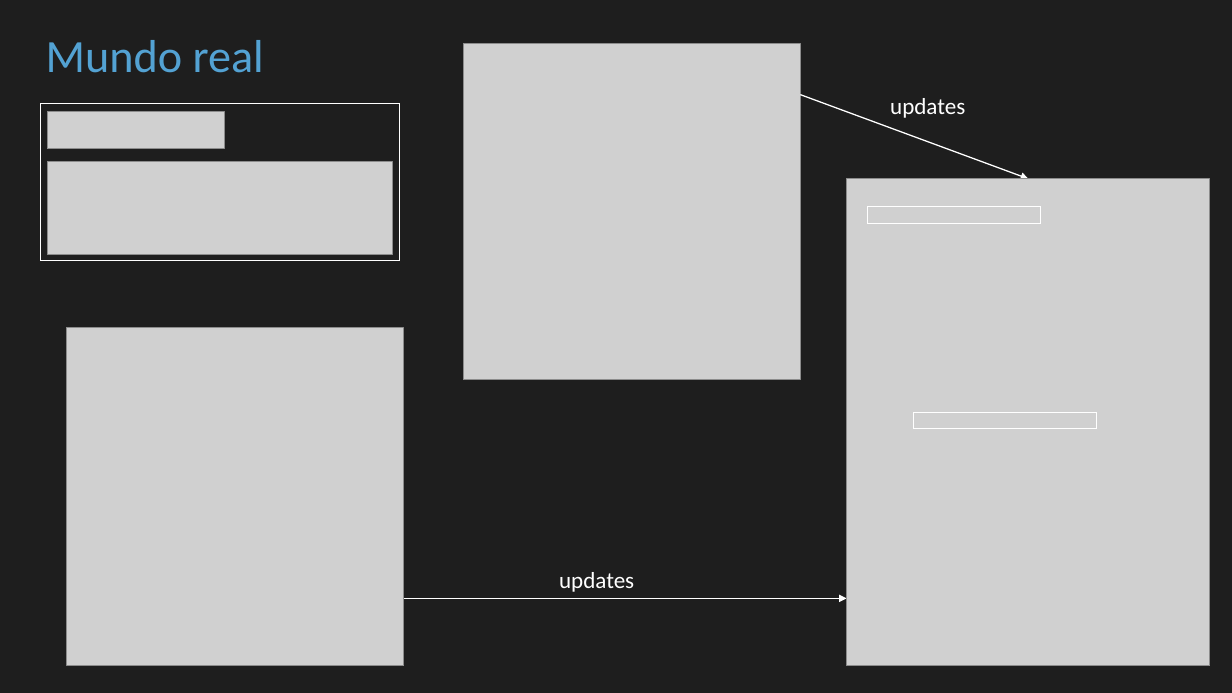
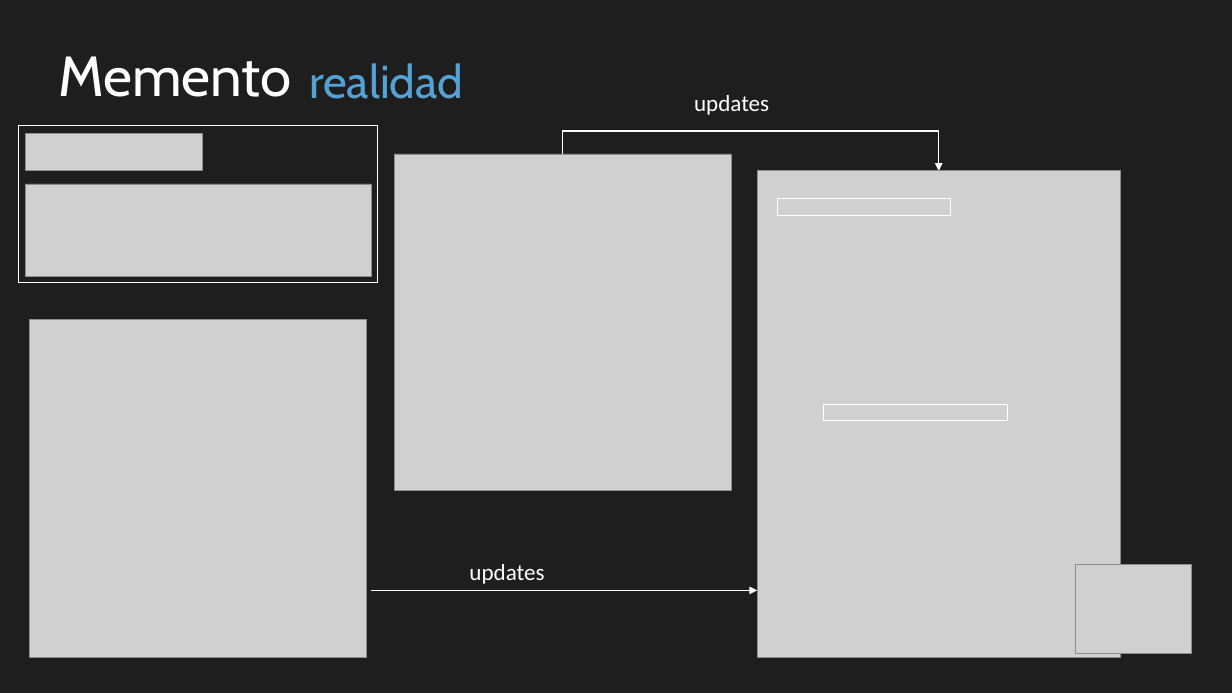
Before and after one commit to cbastos/jsdaycan2019-typescript-patterns, a slide deck: slide 27 of slides/Patrones de diseño con Typescript en el mundo real.pptx (slide 41 before the commit). Drawn at 1232x693 pixels with LibreOffice and Linux fonts; fonts in the diff are those of the drawing; grey boxes stand for pictures. Boxes give left, top, right and bottom in pixels: in the first picture for what was removed or moved away, otherwise in the second. Text is boxed around its words. In the diff, an @@ line names an element or a change of style, - is before the commit and + after.

Commit message:
Added new version of PPT

```diff
--- a/slides/Patrones de diseño con Typescript en el mundo real.pptx
+++ b/slides/Patrones de diseño con Typescript en el mundo real.pptx
@@ text removed at [46, 40, 264, 73] @@
-Mundo real
@@ text added at [58, 56, 291, 97], 44 pt, text #FFFFFF @@
+Memento
@@ text added at [309, 63, 463, 99], 36 pt, text #53A2D3 @@
+realidad
@@ text "updates": place and size @@
-text "updates" at [890, 98, 965, 118]
+text "updates" at [694, 95, 769, 115]
@@ rectangle: place and size @@
-rectangle at [41, 104, 400, 261]
+rectangle at [18, 126, 378, 283]
@@ picture: place and size @@
-picture at [47, 112, 225, 150]
+picture at [26, 133, 203, 171]
@@ arrow moved from (800, 94) - (1029, 179) to (563, 154) - (939, 171) @@
@@ arrow (563, 154) - (939, 171): arrow to elbow arrow @@
@@ picture: place and size @@
-picture at [464, 43, 801, 380]
+picture at [395, 154, 732, 491]
@@ picture: place and size @@
-picture at [847, 179, 1210, 666]
+picture at [757, 171, 1120, 658]
@@ picture: place and size @@
-picture at [47, 162, 393, 254]
+picture at [26, 184, 372, 276]
@@ rectangle: place and size @@
-rectangle at [868, 207, 1041, 224]
+rectangle at [778, 199, 951, 215]
@@ picture: place and size @@
-picture at [67, 328, 404, 666]
+picture at [30, 320, 367, 658]
@@ rectangle: place and size @@
-rectangle at [914, 412, 1097, 429]
+rectangle at [824, 405, 1007, 421]
@@ text "updates": place and size @@
-text "updates" at [559, 572, 634, 592]
+text "updates" at [469, 564, 544, 584]
@@ picture added at [1075, 565, 1192, 653] @@
@@ arrow moved from (404, 599) - (847, 599) to (372, 591) - (757, 591) @@
```
Also in this commit, not shown: 27 other slides changed, 5 slides added, 21 slides removed.
